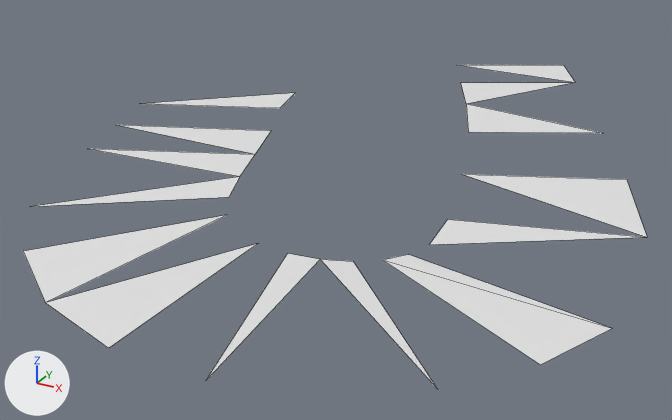
The OBJ model assets/meshes/Mesh_007_405.obj: old version first, new version second.
Before and after are seen from a camera (50 mm lens) standing at (-13.27, -19.83, 7.45) and looking at (-19.04, -9.34, 2.2). The lights are fixed; the arrows at lower left show +X, +Y and +Z. The picture after the commit comes second. Mesh edges are drawn as thin lines. Where no turn or scale is listed for an object, it has been applied to the vertices.
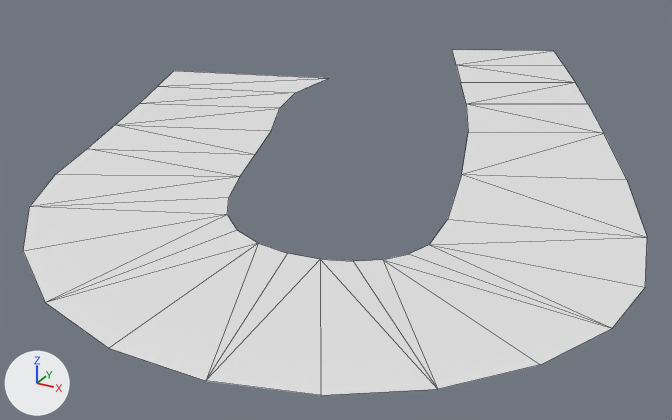
Location of each change, (x1, y1, x2, y2) in pixels of the pictures (672 x 420 px):
'Mesh_007_405', reshaped (7% taller)
    before: (23, 65, 647, 388)
    after: (23, 50, 647, 395)
part 1 of me_mesh_007_405, built on
    before: (31, 93, 640, 388)
    after: (23, 50, 647, 395)

Patch to the scene script:
```diff
--- a/assets/meshes/Mesh_007_405.obj.py
+++ b/assets/meshes/Mesh_007_405.obj.py
@@ me_mesh_007_405 @@
 # used by ob_mesh_007_405; location = (0.0, 0.0, 0.0)
-me_mesh_007_405.from_pydata(...)  # 36 vertices, 15 faces; spans x -22.26..-14.58, y -14.88..-3.41, z 3.08..3.33
+me_mesh_007_405.from_pydata(...)  # 46 vertices, 44 faces; spans x -22.95..-14.5, y -14.88..-2.44, z 3.08..3.33
+# me_mesh_007_405 part 1
+# 6 faces are deleted
+# 10 vertices are added at x -22.95..-14.5, y -14.56..-2.44, z 3.08..3.33
+# 35 new faces join them
```
